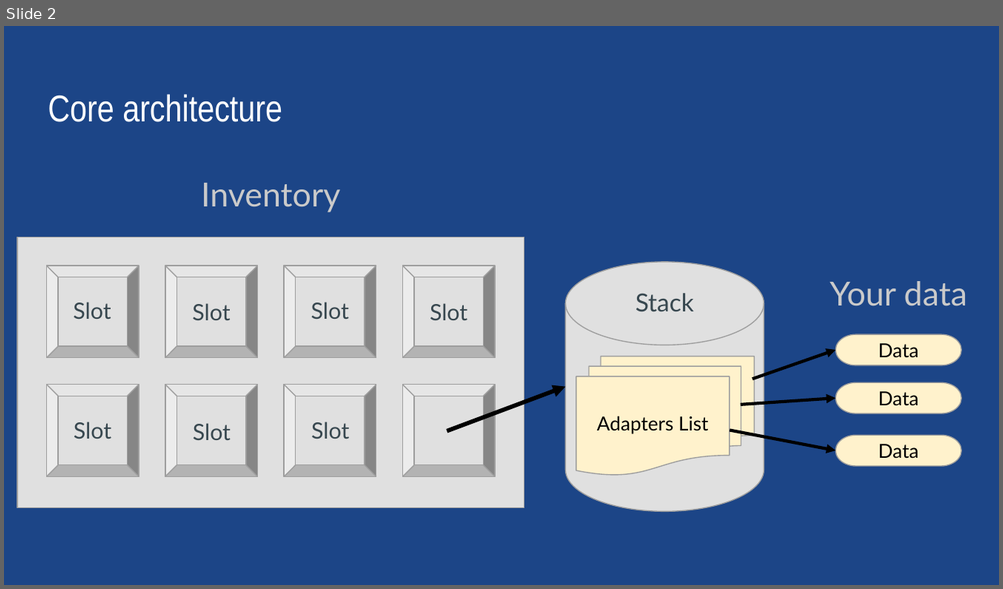
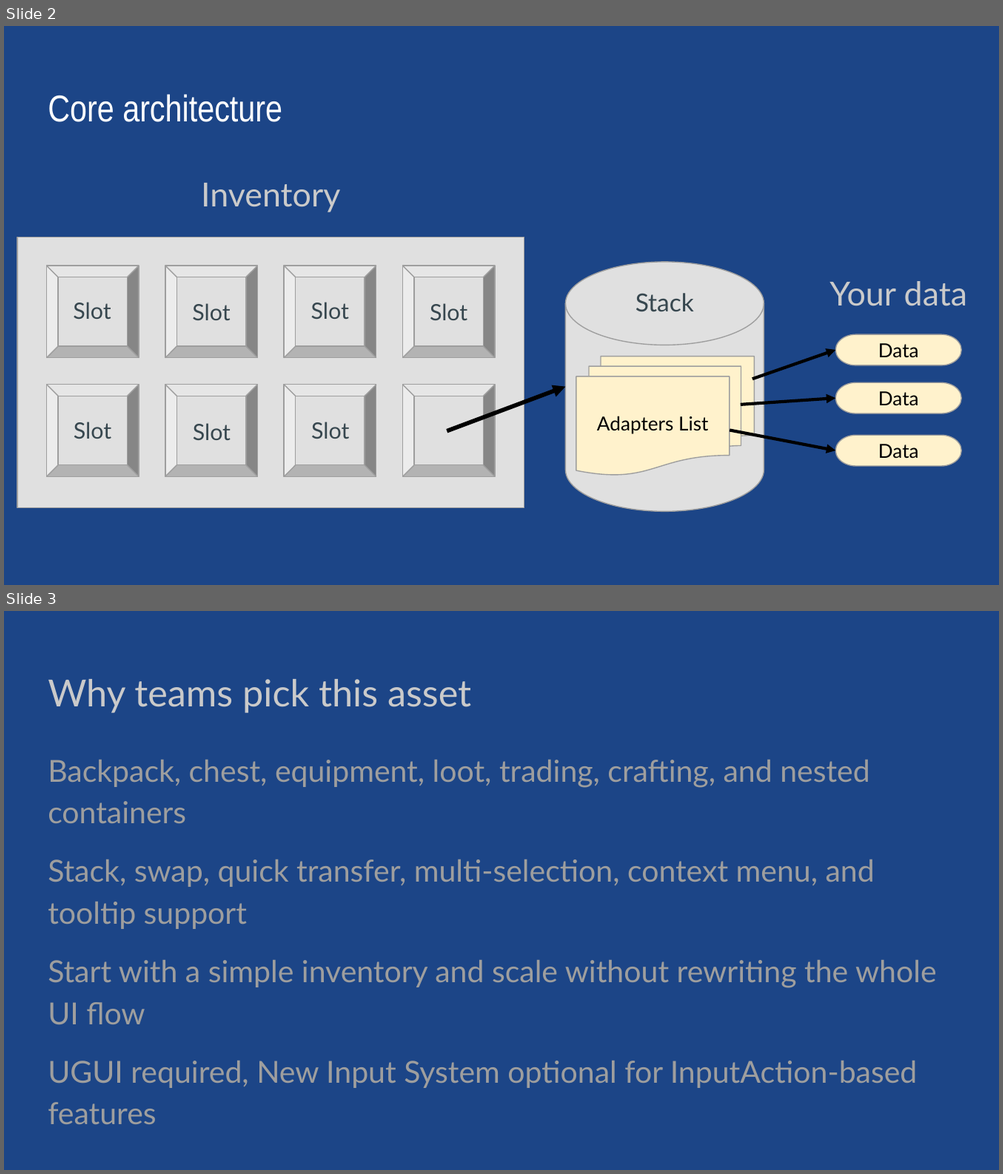
Before and after one commit to SergeevSergey99/DragAndDropSystem-Docs, a slide deck: .extraDocs/Universal Drag & Drop.pptx. Shown one above the other, each under a label of ours: slide 2 before the commit, slides 2 and 3 after it. The pictures are 1003x589 and 1003x1174 pixels, drawn with LibreOffice and Linux fonts; fonts in the diff are those of the drawing. Boxes give left, top, right and bottom in pixels: in the first picture for what was removed or moved away, otherwise in the second. Text is boxed around its words. In the diff, an @@ line names an element or a change of style, - is before the commit and + after.

```diff
--- a/.extraDocs/Universal Drag & Drop.pptx
+++ b/.extraDocs/Universal Drag & Drop.pptx
@@ slide 3 added at box(4, 611, 999, 1170), background #1C4587 @@
@@ title added at box(48, 679, 471, 713), 27 pt, text #CACACA @@
+Why teams pick this asset
@@ text added at box(48, 760, 936, 1088), 22 pt, text #9E9E9E @@
+Backpack, chest, equipment, loot, trading, crafting, and nested containers
+Stack, swap, quick transfer, multi-selection, context menu, and tooltip support
+Start with a simple inventory and scale without rewriting the whole UI flow
+UGUI required, New Input System optional for InputAction-based features
```
Also in this commit, not shown: 1 slide changed, 4 other slides added, 1 slide removed, 48 other files.
